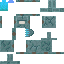
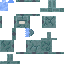
Layers edited between the first and the second 64x64 image:
added layer "packed_ice.png #1" above "packed_ice.png" over [25, 28, 34, 37]
added layer "packed_ice.png" above "guardian.png" over [0, 0, 8, 11]
painted on "guardian.png" over [0, 0, 60, 54]